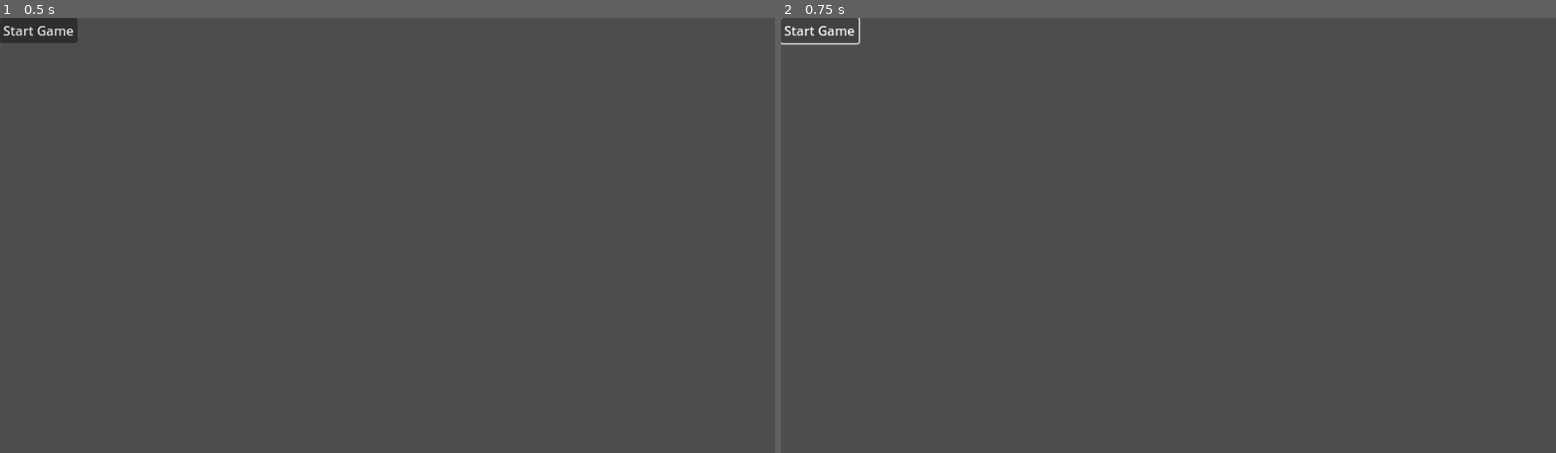
Above: before the commit, frames 1-2 (left to right).
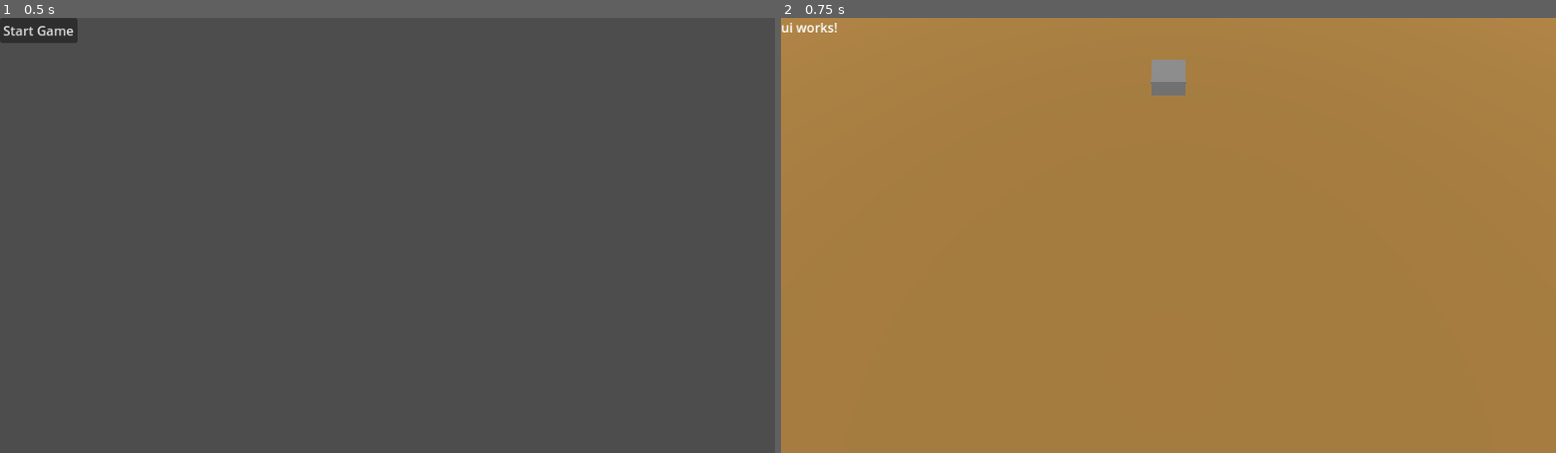
Above: after the commit, the same moments.

Repository: pinguinosod/ggj-graz-2025
Game: Godot game, scene res://scenes/main_menu.tscn
Same seed, same stepped clock (60 frames per second), same inputs: the game is played once before the commit and once after it.
Inputs:
- Up to frame 1 (0.5 s): no input
- Up to frame 2 (0.75 s): click "Start Game" at 0.5 s

Frame 1 is identical in both runs. In frame 2, 100% of the frame differs, in the area x 0-100%, y 0-100%.

Commit message:
add game manager and main menu

Diff:
--- a/scenes/main_menu.tscn
+++ b/scenes/main_menu.tscn
@@ -1,6 +1,9 @@
-[gd_scene format=3 uid="uid://bv5do8x5jenup"]
+[gd_scene load_steps=2 format=3 uid="uid://bv5do8x5jenup"]
+
+[ext_resource type="Script" path="res://scripts/main_menu.gd" id="1_i0mm4"]
 
 [node name="MainMenu" type="Node2D"]
+script = ExtResource("1_i0mm4")
 
 [node name="CanvasLayer" type="CanvasLayer" parent="."]
 
@@ -15,3 +18,5 @@
 offset_right = 8.0
 offset_bottom = 8.0
 text = "Start Game"
+
+[connection signal="pressed" from="CanvasLayer/Control/Button" to="." method="_on_button_pressed"]
--- a/scripts/game_manager.gd
+++ b/scripts/game_manager.gd
@@ -1,11 +1,14 @@
 extends Node
 
+var mainScene: PackedScene = preload("res://scenes/main.tscn")
+var mainMenuScene: PackedScene = preload("res://scenes/main_menu.tscn")
+var gameStarted = false
 
-# Called when the node enters the scene tree for the first time.
-func _ready() -> void:
-	pass # Replace with function body.
+func loadMainScene() -> void:
+	gameStarted = true
+	get_tree().change_scene_to_packed(mainScene)
 
 
-# Called every frame. 'delta' is the elapsed time since the previous frame.
-func _process(delta: float) -> void:
-	pass
+func loadMainMenu() -> void:
+	gameStarted = false
+	get_tree().change_scene_to_packed(mainMenuScene)
--- /dev/null
+++ b/scripts/main_menu.gd
@@ -0,0 +1,5 @@
+extends Node2D
+
+
+func _on_button_pressed() -> void:
+	GameManager.loadMainScene()
